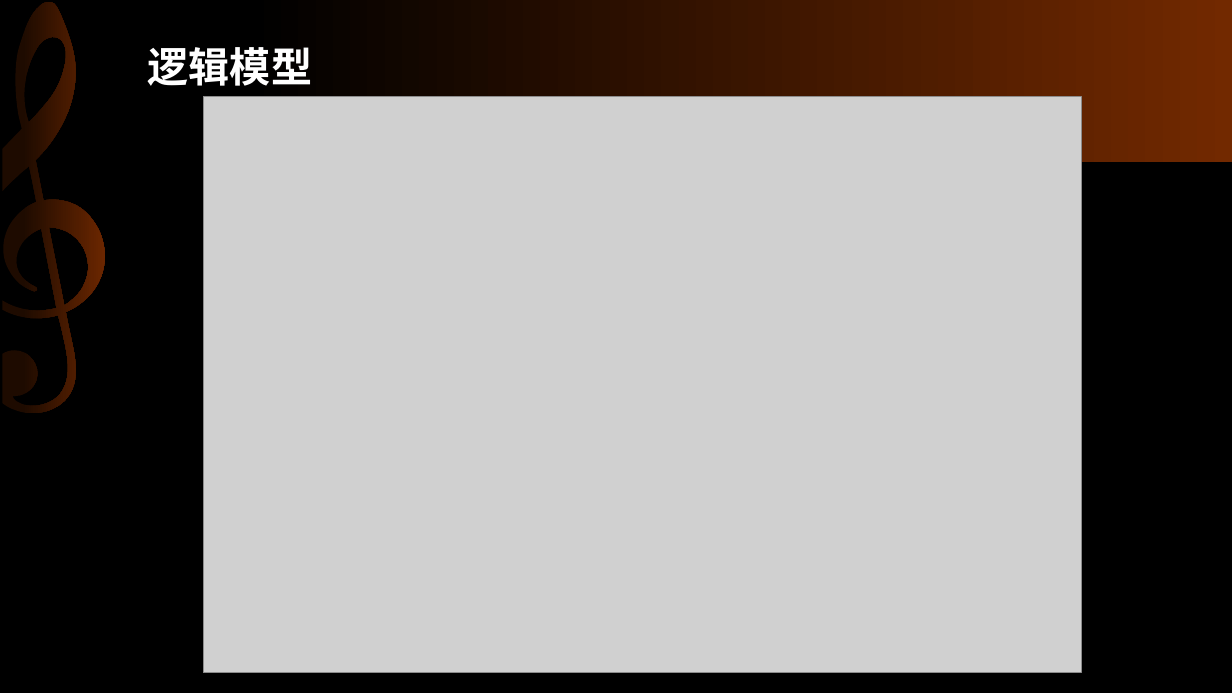
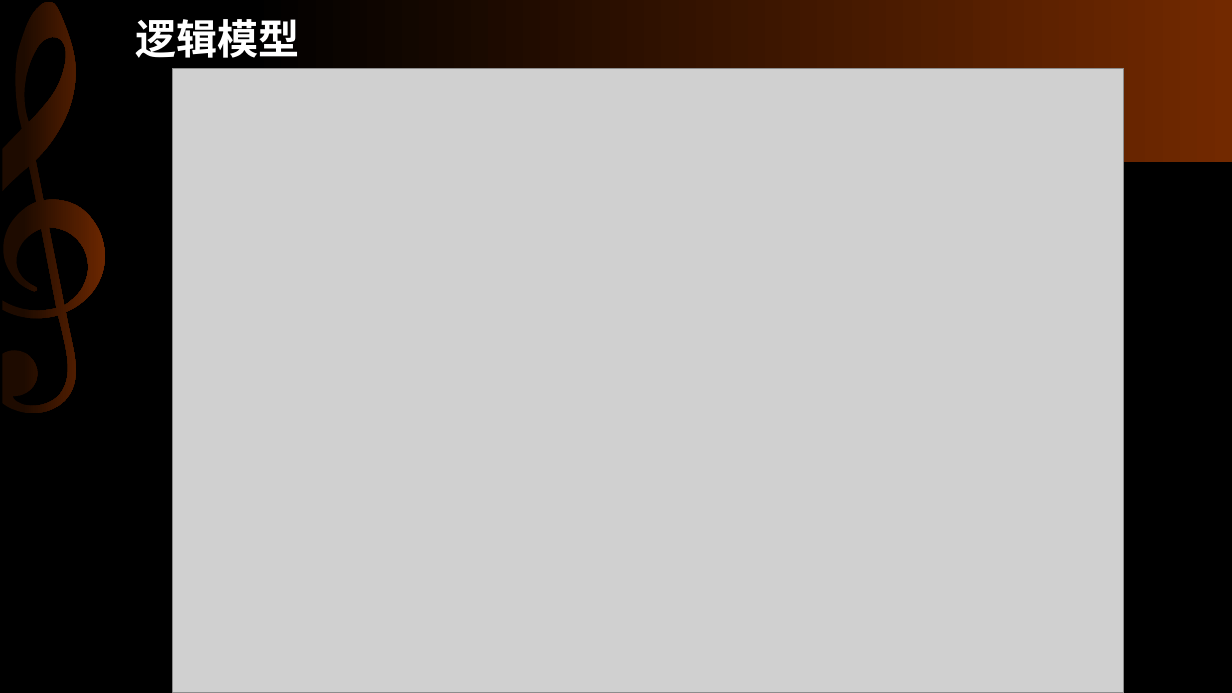
Before and after one commit to tojiang/cyxk, a slide deck: slide 4 of TeamReportSlides/第二组/第二组-团队报告-第八周.pptx. Drawn at 1232x693 pixels with LibreOffice and Linux fonts; fonts in the diff are those of the drawing; grey boxes stand for pictures. Boxes give left, top, right and bottom in pixels: in the first picture for what was removed or moved away, otherwise in the second. Text is boxed around its words. In the diff, an @@ line names an element or a change of style, - is before the commit and + after.

```diff
--- a/TeamReportSlides/第二组/第二组-团队报告-第八周.pptx
+++ b/TeamReportSlides/第二组/第二组-团队报告-第八周.pptx
@@ title "逻辑模型" moved from (x1=148, y1=47, x2=312, y2=86) to (x1=136, y1=19, x2=300, y2=58) @@
@@ picture resized from (x1=203, y1=96, x2=1081, y2=673) to (x1=173, y1=68, x2=1124, y2=693) @@
```
Also in this commit, not shown: 3 other slides changed, 1 slide added.
